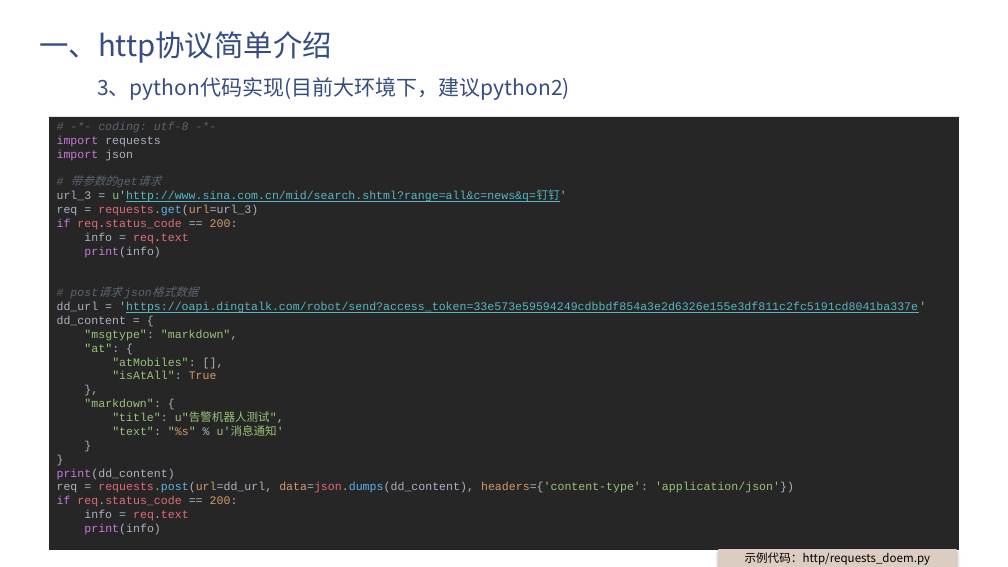
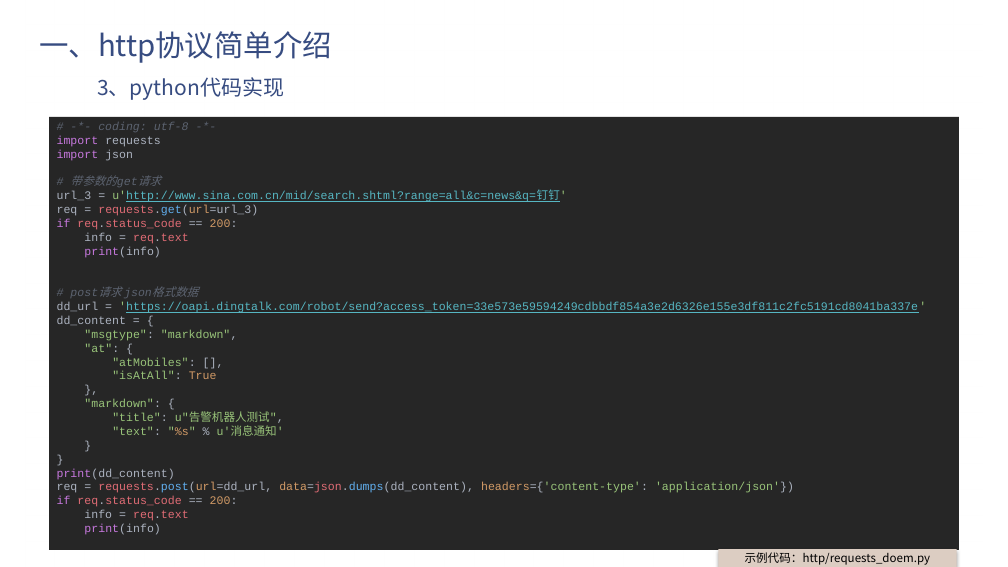
Before and after one commit to e271828182/dd_talk, a slide deck: slide 5 of 钉钉机器人.pptx. Drawn at 1008x567 pixels with LibreOffice and Linux fonts; fonts in the diff are those of the drawing; background and template pictures are left out. Boxes give left, top, right and bottom in pixels: in the first picture for what was removed or moved away, otherwise in the second. Text is boxed around its words. In the diff, an @@ line names an element or a change of style, - is before the commit and + after.

```diff
--- a/钉钉机器人.pptx
+++ b/钉钉机器人.pptx
@@ text at bbox=[97, 77, 284, 100]: text changed @@
-3、python代码实现(目前大环境下，建议python2)
+3、python代码实现
```
Also in this commit, not shown: 1 other file.
